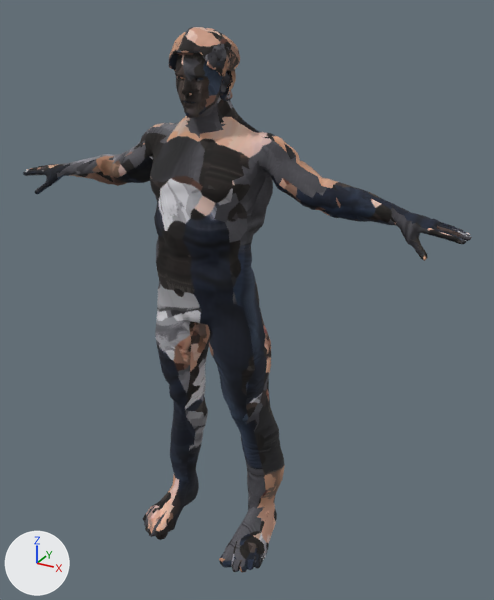
The glTF model web/models/dex.glb, before and after one commit.
The view is the same before and after, from a 50 mm camera at (1.129, -1.778, 1.902) aimed at (0.103, 0.087, 0.969). Every picture has the same lights, and +X, +Y and +Z are marked at lower left. The older version comes first. Vertices at exactly the same position are counted once.

Before the edit, the objects in view are built like this:
```python
me_body = bpy.data.meshes.new('Body')
me_body.from_pydata(...)  # 14673 vertices, 29330 faces; spans x -0.81..0.81, y -0.17..0.18, z 0.0..1.83
me_body.materials.append(mat_body)  # picture img_image_0
ob_body = bpy.data.objects.new('Body', me_body)
ob_body.location = (0.0, 0.0, 0.0)
```
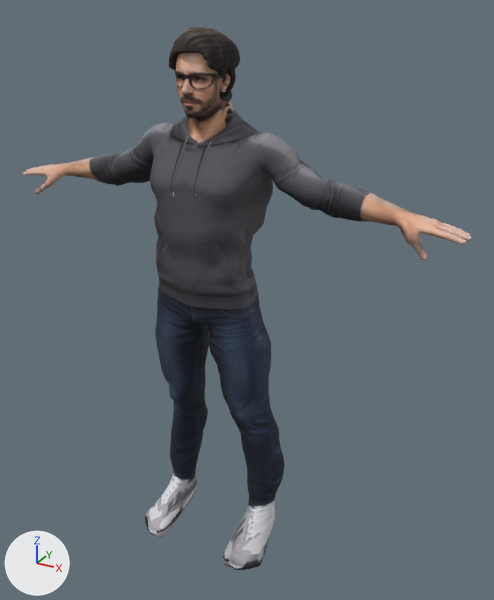
Changed parts and their boxes [x1, y1, x2, y2] in the pictures (494 x 600 px; the box of a moved part takes in the faces that stretch with it):
'Body', reshaped: before [23, 27, 472, 572]; after [23, 27, 472, 570]
part 1 of me_body, moved or reshaped: before [143, 467, 277, 572]; after [145, 468, 275, 570]
part 2 of me_body, moved or reshaped: [426, 218, 470, 244] in both
part 3 of me_body, moved or reshaped: [207, 100, 213, 110] in both
part 4 of me_body, surface changed: [23, 27, 470, 569] in both

Edits to the bpy script that builds the scene:
```text
Change me_body:
    used by ob_body; location = (0.0, 0.0, 0.0)
    remove me_body.from_pydata(...)  # 14673 vertices, 29330 faces; spans x -0.81..0.81, y -0.17..0.18, z 0.0..1.83
    add me_body.from_pydata(...)  # 14673 vertices, 29330 faces; spans x -0.81..0.81, y -0.16..0.18, z 0.0..1.83
    me_body part 1: 280 vertices moved from x -0.26..0.26, y -0.17..0.15, z 0.0..0.19 to x -0.26..0.26, y -0.16..0.14, z 0.0..0.2; 97 vertices removed from x -0.26..0.26, y -0.16..-0.04, z 0.0..0.09; 97 vertices added at x -0.26..0.26, y -0.16..-0.04, z 0.0..0.1
    me_body part 2: 53 vertices moved within x 0.7..0.8, y 0.02..0.1, z 1.31..1.35
    me_body part 3: 6 vertices moved within x 0.0..0.05, y -0.04..0.07, z 1.62..1.64
    me_body part 4: 28145 kept faces spanning x -0.81..0.81, y -0.16..0.18, z 0.0..1.83 get new texture (UV) coordinates
    other edits to the shape of me_body do not show in these pictures
```
